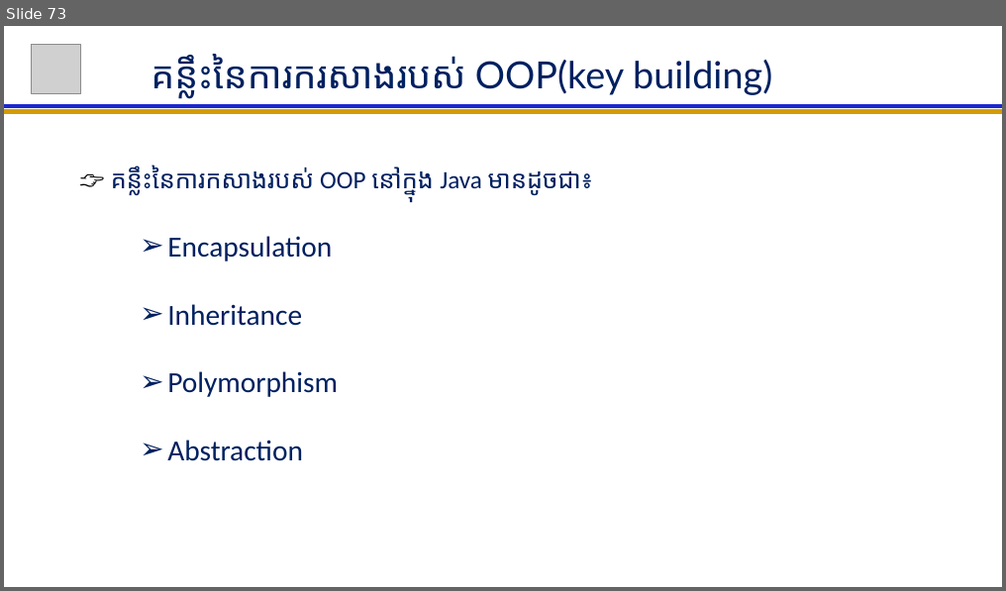
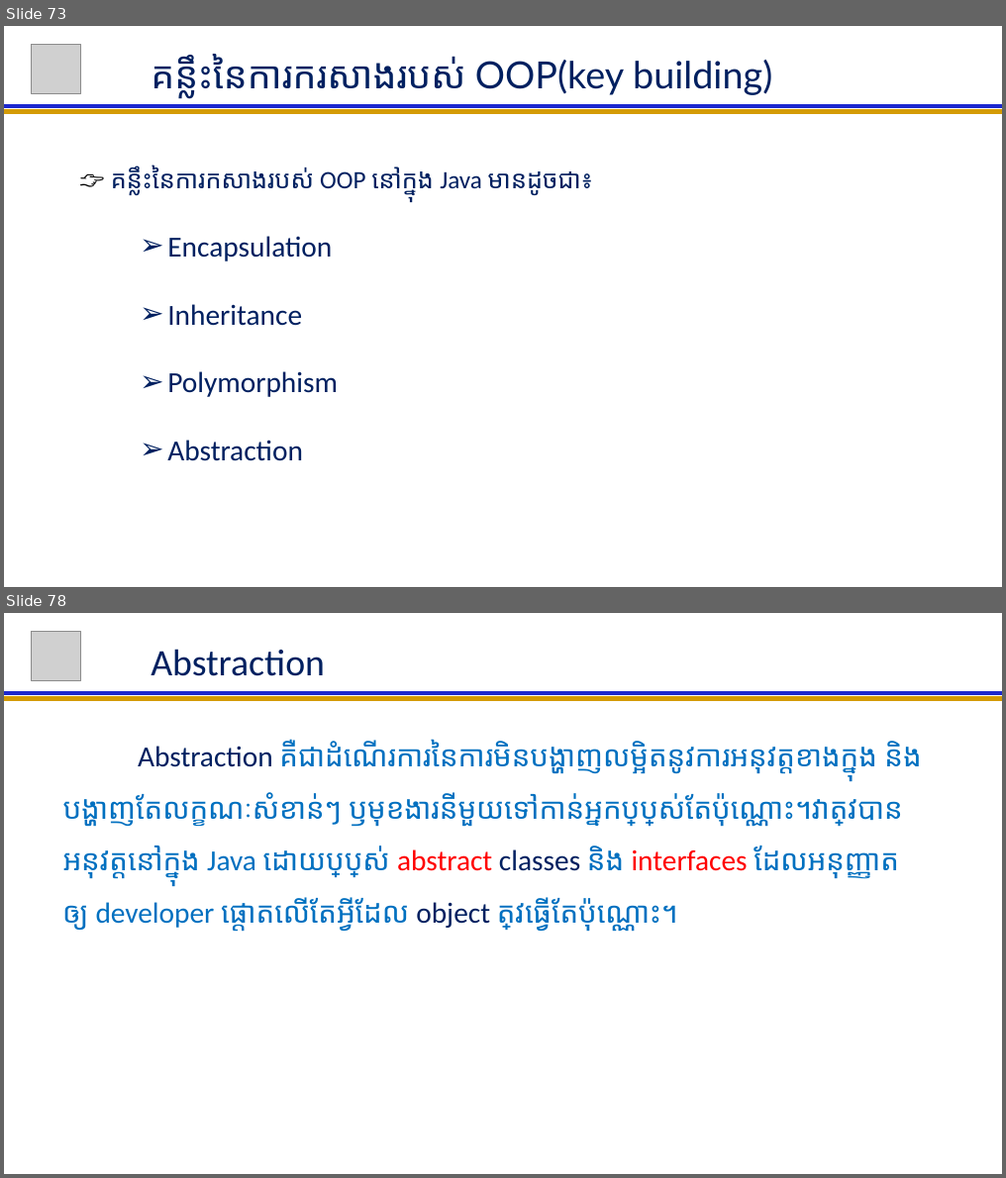
Before and after one commit to NGOUNCHHENGHY/ACLEDA-Java-For-Beginer, a slide deck: Java For Beginer Lession.pptx. Shown one above the other, each under a label of ours: slide 73 before the commit, slides 73 and 78 after it; the slides between them are not shown. The pictures are 1006x591 and 1006x1178 pixels, drawn with LibreOffice and Linux fonts; fonts in the diff are those of the drawing; grey boxes stand for pictures. Boxes give left, top, right and bottom in pixels: in the first picture for what was removed or moved away, otherwise in the second. Text is boxed around its words. In the diff, an @@ line names an element or a change of style, - is before the commit and + after.

```diff
--- a/Java For Beginer Lession.pptx
+++ b/Java For Beginer Lession.pptx
@@ slide 78 added at (4, 613, 1002, 1174), background #FFFFFF @@
@@ picture added at (31, 631, 80, 680) @@
@@ title added at (151, 649, 325, 676), 36 pt, text #002060 @@
+Abstraction
@@ line added from (4, 699) to (1002, 699), #D49B06 4.5 pt @@
@@ line added from (4, 693) to (1002, 693), #1C27CF 4.5 pt @@
@@ subtitle added at (63, 740, 921, 931), 28 pt, text #0070C0 @@
+Abstraction គឺជាដំណើរការនៃការមិនបង្ហាញលម្អិតនូវការអនុវត្តខាងក្នុង និងបង្ហាញតែលក្ខណៈសំខាន់ៗ ឫមុខងារនីមួយទៅកាន់អ្នកប្រើប្រាស់តែប៉ុណ្ណោះ។វាត្រូវបានអនុវត្តនៅក្នុង Java ដោយប្រើប្រាស់ abstract classes និង interfaces ដែលអនុញ្ញាតឲ្យ developer ផ្តោតលើតែអ្វីដែល object ត្រូវធ្វើតែប៉ុណ្ណោះ។
```
Also in this commit, not shown: 4 other slides added.
